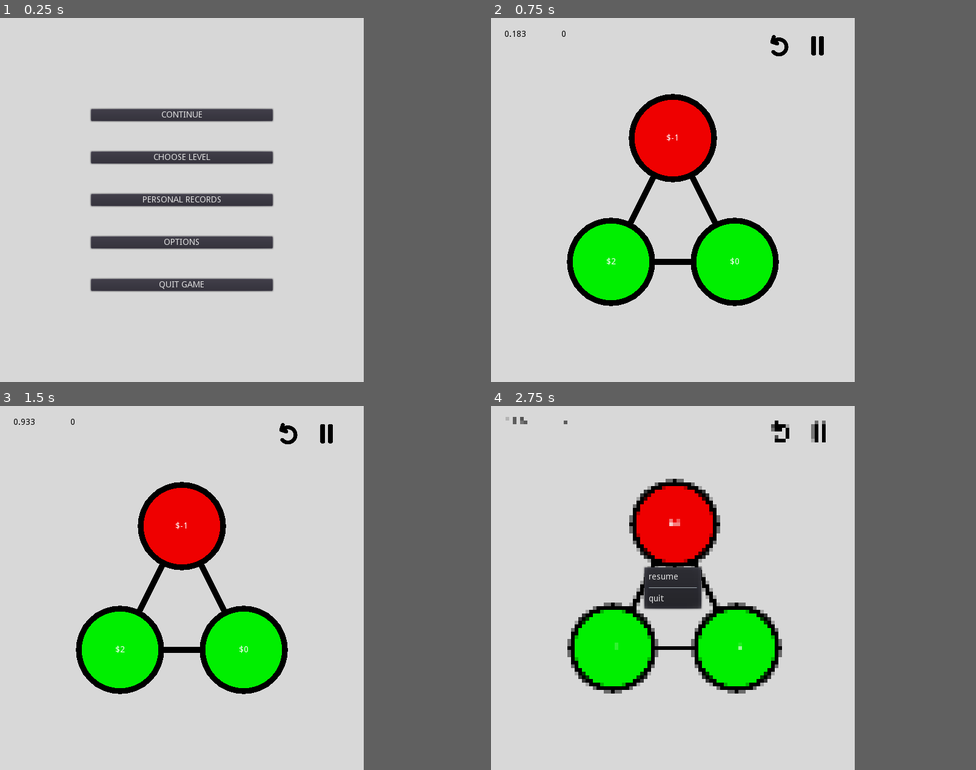
Above: before the commit, frames 1-4 (two rows, left to right).
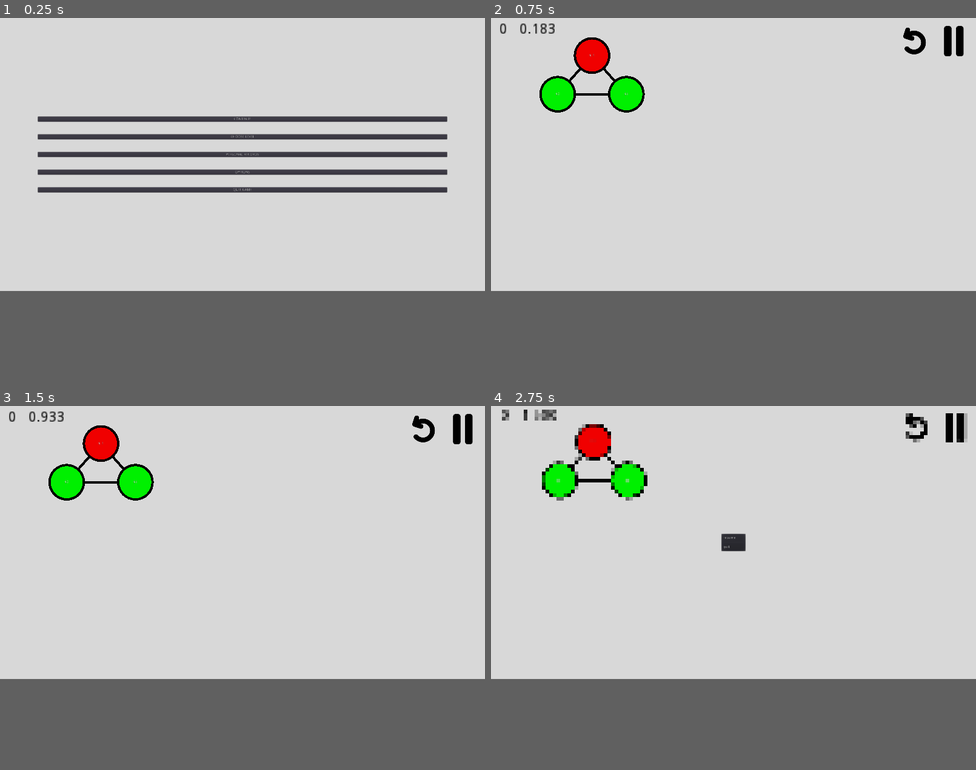
Above: after the commit, the same moments.

Repository: Inglo-Games/dollar-shuffle
Game: Godot game, scene res://scenes/main_menu.tscn
Same seed, same stepped clock (60 frames per second), same inputs: the game is played once before the commit and once after it.
Inputs (mouse positions are in pixels of both pictures, inside the frame that each line leads up to; where the layout moved, square brackets give the same spot in the first picture):
- Up to frame 1 (0.25 s): no input
- Up to frame 2 (0.75 s): click "CONTINUE" at 0.5 s
- Up to frame 3 (1.5 s): click (315, 435) [286, 435] at 1.25 s
- Up to frame 4 (2.75 s): click (840, 435) [815, 435] at 2 s
In our replay, the window is 600x600 before the commit and 800x450 after it. These sizes can differ from the game's own. Grey fills any space a smaller window leaves; there, only what the larger window draws over its background counts as a difference.

The runs differ from the first frame. In frame 1, 12% of the frame differs, in the area x 7-93%, y 24-76%; in frame 2, 14%; in frame 3, 14%; in frame 4, 16%, in the area x 2-99%, y 1-79%.

Commit message:
Changing default sizes and adding UI containers

Diff:
--- a/project.godot
+++ b/project.godot
@@ -20,8 +20,12 @@
 
 [display]
 
-window/size/width=600
+window/size/width=1920
+window/size/height=1080
 window/dpi/allow_hidpi=true
+window/handheld/orientation="portrait"
+window/stretch/mode="2d"
+window/stretch/shrink="1"
 
 [input]
 
@@ -32,4 +36,6 @@
 
 [rendering]
 
+quality/intended_usage/framebuffer_allocation=0
+quality/filters/use_nearest_mipmap_filter=true
 environment/default_environment="res://default_env.tres"
--- a/scenes/game.tscn
+++ b/scenes/game.tscn
@@ -25,7 +25,7 @@
 "values": [ Color( 1, 1, 1, 0 ), Color( 1, 1, 1, 1 ) ]
 }
 tracks/1/type = "value"
-tracks/1/path = NodePath("score:modulate")
+tracks/1/path = NodePath("label_container/score:modulate")
 tracks/1/interp = 1
 tracks/1/loop_wrap = true
 tracks/1/imported = false
@@ -37,7 +37,7 @@
 "values": [ Color( 0, 0, 0, 0 ), Color( 0, 0, 0, 1 ) ]
 }
 tracks/2/type = "value"
-tracks/2/path = NodePath("timer:modulate")
+tracks/2/path = NodePath("label_container/timer:modulate")
 tracks/2/interp = 1
 tracks/2/loop_wrap = true
 tracks/2/imported = false
@@ -68,7 +68,7 @@
 "values": [ Color( 1, 1, 1, 1 ), Color( 1, 1, 1, 0 ) ]
 }
 tracks/1/type = "value"
-tracks/1/path = NodePath("timer:modulate")
+tracks/1/path = NodePath("label_container/timer:modulate")
 tracks/1/interp = 1
 tracks/1/loop_wrap = true
 tracks/1/imported = false
@@ -80,7 +80,7 @@
 "values": [ Color( 0, 0, 0, 1 ), Color( 0, 0, 0, 0 ) ]
 }
 tracks/2/type = "value"
-tracks/2/path = NodePath("score:modulate")
+tracks/2/path = NodePath("label_container/score:modulate")
 tracks/2/interp = 1
 tracks/2/loop_wrap = true
 tracks/2/imported = false
@@ -114,6 +114,8 @@
 anchor_top = 0.0
 anchor_right = 1.0
 anchor_bottom = 1.0
+margin_top = -3.0
+margin_bottom = -3.0
 rect_pivot_offset = Vector2( 0, 0 )
 rect_clip_content = false
 mouse_filter = 0
@@ -125,19 +127,35 @@
 
 [node name="node_ui_container" type="Node2D" parent="." index="1"]
 
-_sections_unfolded = [ "Visibility" ]
-
-[node name="score" type="Label" parent="." index="2"]
+_sections_unfolded = [ "Transform", "Visibility", "Z Index" ]
+
+[node name="label_container" type="HBoxContainer" parent="." index="2"]
+
+anchor_left = 0.0
+anchor_top = 0.0
+anchor_right = 0.0
+anchor_bottom = 0.0
+margin_top = 18.0
+rect_scale = Vector2( 4, 4 )
+rect_pivot_offset = Vector2( 0, 0 )
+rect_clip_content = false
+mouse_filter = 1
+mouse_default_cursor_shape = 0
+size_flags_horizontal = 1
+size_flags_vertical = 1
+alignment = 1
+_sections_unfolded = [ "Anchor", "Grow Direction", "Margin", "Rect" ]
+
+[node name="score" type="Label" parent="label_container" index="0"]
 
 modulate = Color( 0, 0, 0, 1 )
 anchor_left = 0.0
 anchor_top = 0.0
-anchor_right = 1.0
-anchor_bottom = 1.0
-margin_left = 100.0
-margin_top = 20.0
-margin_right = -460.0
-margin_bottom = -566.0
+anchor_right = 0.0
+anchor_bottom = 0.0
+margin_right = 24.0
+margin_bottom = 36.0
+rect_min_size = Vector2( 24, 36 )
 rect_pivot_offset = Vector2( 0, 0 )
 rect_clip_content = false
 mouse_filter = 2
@@ -148,19 +166,19 @@
 percent_visible = 1.0
 lines_skipped = 0
 max_lines_visible = -1
-_sections_unfolded = [ "Anchor", "Margin", "Rect", "Visibility" ]
-
-[node name="timer" type="Label" parent="." index="3"]
+_sections_unfolded = [ "Anchor", "Grow Direction", "Margin", "Rect", "Visibility" ]
+
+[node name="timer" type="Label" parent="label_container" index="1"]
 
 modulate = Color( 0, 0, 0, 1 )
 anchor_left = 0.0
 anchor_top = 0.0
-anchor_right = 1.0
-anchor_bottom = 1.0
-margin_left = 20.0
-margin_top = 20.0
-margin_right = -540.0
-margin_bottom = -566.0
+anchor_right = 0.0
+anchor_bottom = 0.0
+margin_left = 28.0
+margin_right = 52.0
+margin_bottom = 36.0
+rect_min_size = Vector2( 24, 36 )
 rect_pivot_offset = Vector2( 0, 0 )
 rect_clip_content = false
 mouse_filter = 2
@@ -171,19 +189,39 @@
 percent_visible = 1.0
 lines_skipped = 0
 max_lines_visible = -1
-_sections_unfolded = [ "Anchor", "Margin", "Visibility", "custom_colors", "custom_constants", "custom_fonts", "custom_styles" ]
-
-[node name="undo_btn" type="TextureButton" parent="." index="4"]
-
-anchor_left = 0.0
-anchor_top = 0.0
-anchor_right = 1.0
-anchor_bottom = 1.0
-margin_left = 450.0
-margin_top = 20.0
-margin_right = 362.0
-margin_bottom = -68.0
-rect_scale = Vector2( 0.1, 0.1 )
+_sections_unfolded = [ "Anchor", "Margin", "Rect", "Visibility", "custom_colors", "custom_constants", "custom_fonts", "custom_styles" ]
+
+[node name="btn_container" type="HBoxContainer" parent="." index="3"]
+
+anchor_left = 0.0
+anchor_top = 0.0
+anchor_right = 1.0
+anchor_bottom = 0.0
+margin_left = 1600.0
+margin_top = 14.0
+margin_right = 708.0
+margin_bottom = 526.0
+grow_horizontal = 0
+rect_min_size = Vector2( 128, 64 )
+rect_scale = Vector2( 0.3, 0.3 )
+rect_pivot_offset = Vector2( 0, 0 )
+rect_clip_content = false
+mouse_filter = 1
+mouse_default_cursor_shape = 0
+size_flags_horizontal = 1
+size_flags_vertical = 1
+alignment = 1
+_sections_unfolded = [ "Anchor", "Grow Direction", "Margin", "Rect" ]
+
+[node name="undo_btn" type="TextureButton" parent="btn_container" index="0"]
+
+anchor_left = 0.0
+anchor_top = 0.0
+anchor_right = 0.0
+anchor_bottom = 0.0
+margin_right = 512.0
+margin_bottom = 512.0
+grow_horizontal = 0
 rect_pivot_offset = Vector2( 0, 0 )
 rect_clip_content = false
 focus_mode = 2
@@ -197,20 +235,19 @@
 group = null
 texture_normal = ExtResource( 2 )
 texture_disabled = ExtResource( 3 )
-_sections_unfolded = [ "Anchor", "Margin", "Pause", "Rect", "Textures", "Transform", "Visibility", "Z Index" ]
-
-[node name="pause_btn" type="TextureButton" parent="." index="5"]
+_sections_unfolded = [ "Anchor", "Grow Direction", "Margin", "Pause", "Rect", "Textures", "Transform", "Visibility", "Z Index" ]
+
+[node name="pause_btn" type="TextureButton" parent="btn_container" index="1"]
 
 pause_mode = 2
 anchor_left = 0.0
 anchor_top = 0.0
-anchor_right = 1.0
-anchor_bottom = 1.0
-margin_left = 518.0
-margin_top = 25.0
-margin_right = 430.0
-margin_bottom = -63.0
-rect_scale = Vector2( 0.08, 0.08 )
+anchor_right = 0.0
+anchor_bottom = 0.0
+margin_left = 516.0
+margin_right = 1028.0
+margin_bottom = 512.0
+grow_horizontal = 0
 rect_pivot_offset = Vector2( 0, 0 )
 rect_clip_content = false
 focus_mode = 2
@@ -223,9 +260,9 @@
 shortcut = null
 group = null
 texture_normal = ExtResource( 4 )
-_sections_unfolded = [ "Anchor", "Margin", "Pause", "Rect", "Textures", "Transform" ]
-
-[node name="pause_background" type="ColorRect" parent="." index="6"]
+_sections_unfolded = [ "Anchor", "Grow Direction", "Margin", "Pause", "Rect", "Textures", "Transform" ]
+
+[node name="pause_background" type="ColorRect" parent="." index="4"]
 
 visible = false
 material = ExtResource( 5 )
@@ -242,7 +279,7 @@
 color = Color( 1, 1, 1, 0 )
 _sections_unfolded = [ "Material", "Visibility" ]
 
-[node name="anim" type="AnimationPlayer" parent="." index="7"]
+[node name="anim" type="AnimationPlayer" parent="." index="5"]
 
 root_node = NodePath("..")
 autoplay = ""
--- a/scripts/level.gd
+++ b/scripts/level.gd
@@ -1,10 +1,10 @@
 extends Control
 
 # UI Elements
-onready var timer = get_node("timer")
-onready var score = get_node("score")
-onready var undo_btn = get_node("undo_btn")
-onready var pause_btn = get_node("pause_btn")
+onready var timer = get_node("label_container/timer")
+onready var score = get_node("label_container/score")
+onready var undo_btn = get_node("btn_container/undo_btn")
+onready var pause_btn = get_node("btn_container/pause_btn")
 onready var node_cont = get_node("node_ui_container")
 onready var animation = get_node("anim")
 
